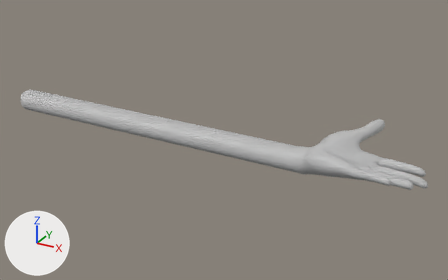
One commit to the Blender file Assets/Avatar/Meshes/OculusArm_L.blend: the scene before it, then after it.
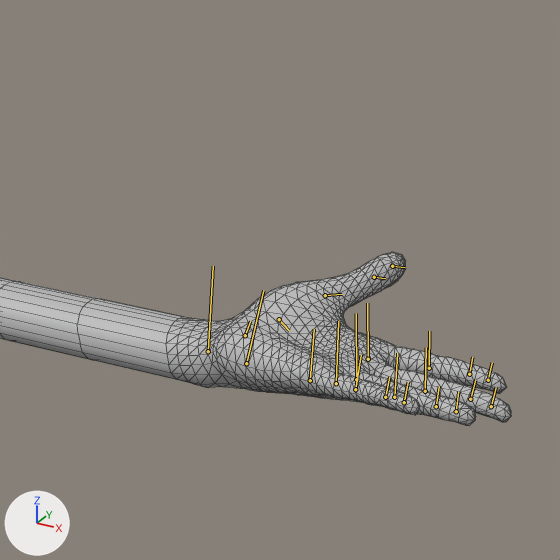
Each version is shown whole from a 50 mm lens placed at (31.1, -82.4, 41.6), pointed at (-15.2, 1.9, -0.6), then close up on the part from 49% to 100% of the width and 6% to 88% of the height. Arrows for +X, +Y and +Z are at lower left; the lights stay in place. The bones that bend it are drawn over the model as lines in the close-ups. The close-ups show mesh edges as thin lines.

The first close-up shows 'l_handMeshNode'.
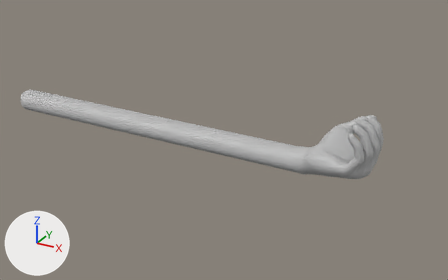
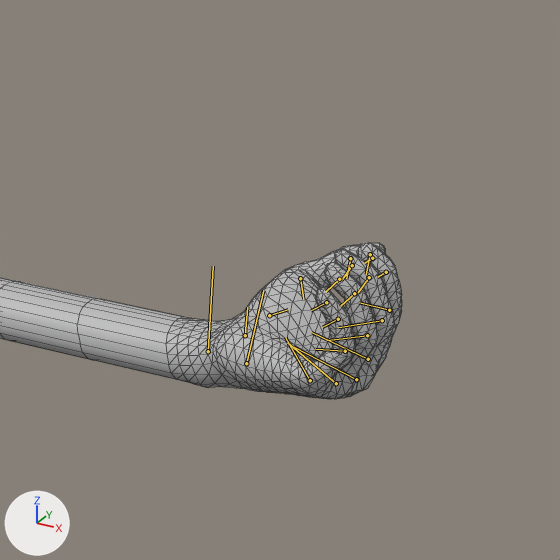
The newer file adds an action. The first version stands in its rest pose; the second is drawn at frame 120 of the action 'Grab'.

Changed parts and their boxes [x1, y1, x2, y2] in the close-ups (560 x 560 px):
'l_handMeshNode', posed
    before: [0, 252, 511, 425]
    after: [0, 242, 402, 399]
bone 'b_l_thumb0', root to tip
    before: (245, 335) to (250, 321)
    after: (245, 335) to (247, 307)
bone 'b_l_thumb1', root to tip
    before: (279, 319) to (289, 330)
    after: (269, 315) to (288, 309)
bone 'b_l_thumb2', root to tip
    before: (325, 295) to (342, 294)
    after: (300, 278) to (303, 299)
bone 'b_l_thumb3', root to tip
    before: (374, 277) to (385, 278)
    after: (350, 258) to (346, 278)
bone 'b_l_index1', root to tip
    before: (368, 359) to (367, 303)
    after: (368, 359) to (312, 332)
bone 'b_l_index2', root to tip
    before: (429, 368) to (429, 331)
    after: (389, 310) to (359, 302)
bone 'b_l_index3', root to tip
    before: (469, 374) to (472, 357)
    after: (386, 272) to (377, 277)
bone 'b_l_middle1', root to tip
    before: (356, 379) to (356, 313)
    after: (356, 379) to (294, 347)
bone 'b_l_middle2', root to tip
    before: (425, 391) to (426, 347)
    after: (382, 320) to (338, 327)
bone 'b_l_middle3', root to tip
    before: (470, 399) to (475, 380)
    after: (369, 277) to (358, 292)
bone 'b_l_ring1', root to tip
    before: (336, 383) to (338, 321)
    after: (336, 383) to (287, 342)
bone 'b_l_ring2', root to tip
    before: (394, 397) to (397, 353)
    after: (367, 335) to (326, 340)
bone 'b_l_ring3', root to tip
    before: (436, 406) to (439, 386)
    after: (354, 293) to (340, 306)
bone 'b_l_pinky1', root to tip
    before: (310, 380) to (314, 329)
    after: (310, 380) to (285, 337)
bone 'b_l_pinky2', root to tip
    before: (355, 389) to (361, 355)
    after: (345, 351) to (315, 349)
bone 'b_l_pinky3', root to tip
    before: (385, 397) to (389, 377)
    after: (338, 319) to (322, 327)

Patch to the scene script:
```diff
--- a/Assets/Avatar/Meshes/OculusArm_L.blend.py
+++ b/Assets/Avatar/Meshes/OculusArm_L.blend.py
@@ bone_b_l_thumb0 @@
 bone_b_l_thumb0 = bpy.data.objects['Armature'].pose.bones['b_l_thumb0']  # child of 'b_l_wrist'
-bone_b_l_thumb0.rotation_quaternion = (1.0, 0.0, 0.0, 0.0)  # degrees (0, 0, 0)
+bone_b_l_thumb0.rotation_quaternion = (0.964, -0.182, 0.164, -0.106)  # degrees (-24, 16, -16)
@@ bone_b_l_thumb1 @@
 bone_b_l_thumb1 = bpy.data.objects['Armature'].pose.bones['b_l_thumb1']  # child of 'b_l_thumb0'
-bone_b_l_thumb1.rotation_quaternion = (1.0, 0.0, 0.0, 0.0)  # degrees (0, 0, 0)
+bone_b_l_thumb1.rotation_quaternion = (0.997, 0.053, 0.036, 0.038)  # degrees (6, 4, 5)
@@ bone_b_l_thumb2 @@
 bone_b_l_thumb2 = bpy.data.objects['Armature'].pose.bones['b_l_thumb2']  # child of 'b_l_thumb1'
-bone_b_l_thumb2.rotation_quaternion = (1.0, 0.0, 0.0, 0.0)  # degrees (0, 0, 0)
+bone_b_l_thumb2.rotation_quaternion = (0.909, 0.229, -0.107, 0.33)  # degrees (22, -20, 36)
@@ bone_b_l_thumb3 @@
 bone_b_l_thumb3 = bpy.data.objects['Armature'].pose.bones['b_l_thumb3']  # child of 'b_l_thumb2'
-bone_b_l_thumb3.rotation_quaternion = (1.0, 0.0, 0.0, 0.0)  # degrees (0, 0, 0)
+bone_b_l_thumb3.rotation_quaternion = (0.937, 0.136, 0.056, 0.317)  # degrees (17, 1, 38)
@@ bone_b_l_index1 @@
 bone_b_l_index1 = bpy.data.objects['Armature'].pose.bones['b_l_index1']  # child of 'b_l_wrist'
-bone_b_l_index1.rotation_quaternion = (1.0, 0.0, 0.0, 0.0)  # degrees (0, 0, 0)
+bone_b_l_index1.rotation_quaternion = (0.823, 0.022, 0.016, 0.567)  # degrees (3, 0, 69)
@@ bone_b_l_index2 @@
 bone_b_l_index2 = bpy.data.objects['Armature'].pose.bones['b_l_index2']  # child of 'b_l_index1'
-bone_b_l_index2.rotation_quaternion = (1.0, 0.0, 0.0, 0.0)  # degrees (0, 0, 0)
+bone_b_l_index2.rotation_quaternion = (0.954, -0.196, -0.017, 0.228)  # degrees (-22, 3, 26)
@@ bone_b_l_index3 @@
 bone_b_l_index3 = bpy.data.objects['Armature'].pose.bones['b_l_index3']  # child of 'b_l_index2'
-bone_b_l_index3.rotation_quaternion = (1.0, 0.0, 0.0, 0.0)  # degrees (0, 0, 0)
+bone_b_l_index3.rotation_quaternion = (0.923, -0.038, -0.156, 0.35)  # degrees (-11, -15, 43)
@@ bone_b_l_middle1 @@
 bone_b_l_middle1 = bpy.data.objects['Armature'].pose.bones['b_l_middle1']  # child of 'b_l_wrist'
-bone_b_l_middle1.rotation_quaternion = (1.0, 0.0, 0.0, 0.0)  # degrees (0, 0, 0)
+bone_b_l_middle1.rotation_quaternion = (0.824, 0.007, 0.029, 0.565)  # degrees (3, 2, 69)
@@ bone_b_l_middle2 @@
 bone_b_l_middle2 = bpy.data.objects['Armature'].pose.bones['b_l_middle2']  # child of 'b_l_middle1'
-bone_b_l_middle2.rotation_quaternion = (1.0, 0.0, 0.0, 0.0)  # degrees (0, 0, 0)
+bone_b_l_middle2.rotation_quaternion = (0.947, 0.035, -0.015, 0.318)  # degrees (3, -3, 37)
@@ bone_b_l_middle3 @@
 bone_b_l_middle3 = bpy.data.objects['Armature'].pose.bones['b_l_middle3']  # child of 'b_l_middle2'
-bone_b_l_middle3.rotation_quaternion = (1.0, 0.0, 0.0, 0.0)  # degrees (0, 0, 0)
+bone_b_l_middle3.rotation_quaternion = (0.899, 0.058, -0.04, 0.432)  # degrees (4, -7, 51)
@@ bone_b_l_ring1 @@
 bone_b_l_ring1 = bpy.data.objects['Armature'].pose.bones['b_l_ring1']  # child of 'b_l_wrist'
-bone_b_l_ring1.rotation_quaternion = (1.0, 0.0, 0.0, 0.0)  # degrees (0, 0, 0)
+bone_b_l_ring1.rotation_quaternion = (0.866, 0.017, 0.013, 0.5)  # degrees (2, 0, 60)
@@ bone_b_l_ring2 @@
 bone_b_l_ring2 = bpy.data.objects['Armature'].pose.bones['b_l_ring2']  # child of 'b_l_ring1'
-bone_b_l_ring2.rotation_quaternion = (1.0, 0.0, 0.0, 0.0)  # degrees (0, 0, 0)
+bone_b_l_ring2.rotation_quaternion = (0.918, 0.096, -0.073, 0.377)  # degrees (7, -12, 44)
@@ bone_b_l_ring3 @@
 bone_b_l_ring3 = bpy.data.objects['Armature'].pose.bones['b_l_ring3']  # child of 'b_l_ring2'
-bone_b_l_ring3.rotation_quaternion = (1.0, 0.0, 0.0, 0.0)  # degrees (0, 0, 0)
+bone_b_l_ring3.rotation_quaternion = (0.955, 0.058, -0.054, 0.286)  # degrees (5, -8, 33)
@@ bone_b_l_pinky1 @@
 bone_b_l_pinky1 = bpy.data.objects['Armature'].pose.bones['b_l_pinky1']  # child of 'b_l_pinky0'
-bone_b_l_pinky1.rotation_quaternion = (1.0, 0.0, 0.0, 0.0)  # degrees (0, 0, 0)
+bone_b_l_pinky1.rotation_quaternion = (0.927, -0.041, -0.028, 0.372)  # degrees (-6, -1, 44)
@@ bone_b_l_pinky2 @@
 bone_b_l_pinky2 = bpy.data.objects['Armature'].pose.bones['b_l_pinky2']  # child of 'b_l_pinky1'
-bone_b_l_pinky2.rotation_quaternion = (1.0, 0.0, 0.0, 0.0)  # degrees (0, 0, 0)
+bone_b_l_pinky2.rotation_quaternion = (0.878, 0.155, -0.151, 0.427)  # degrees (9, -23, 50)
@@ bone_b_l_pinky3 @@
 bone_b_l_pinky3 = bpy.data.objects['Armature'].pose.bones['b_l_pinky3']  # child of 'b_l_pinky2'
-bone_b_l_pinky3.rotation_quaternion = (1.0, 0.0, 0.0, 0.0)  # degrees (0, 0, 0)
+bone_b_l_pinky3.rotation_quaternion = (0.966, 0.064, -0.077, 0.237)  # degrees (5, -10, 27)
```
